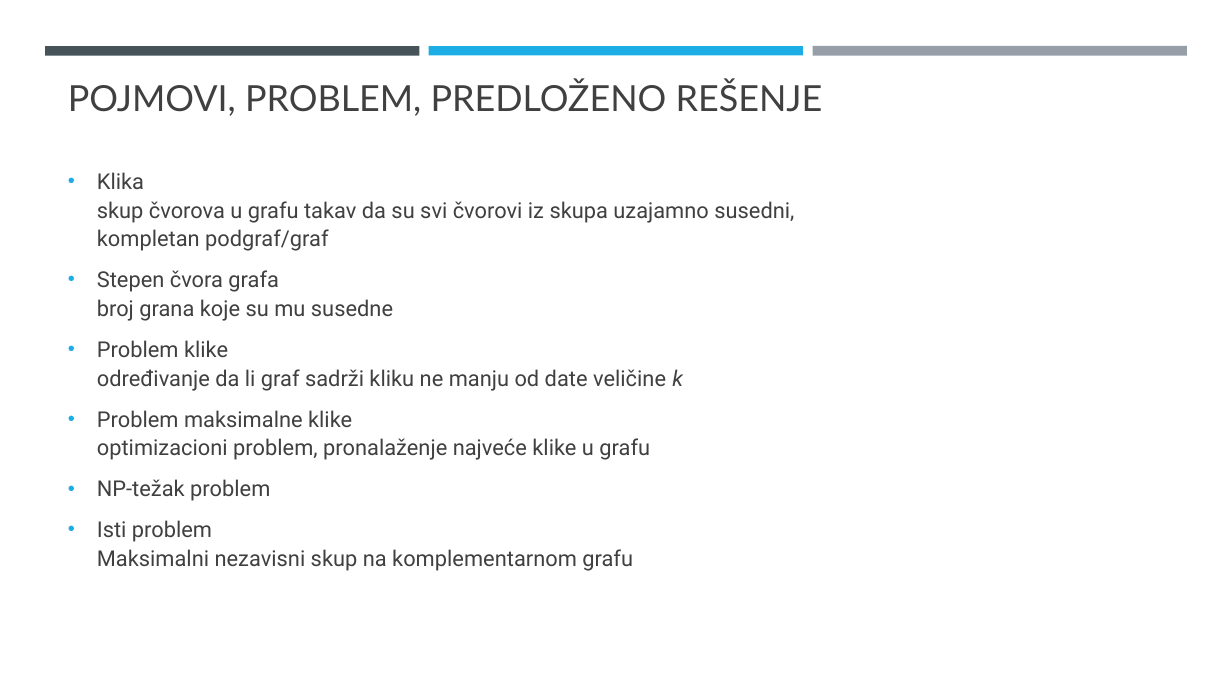
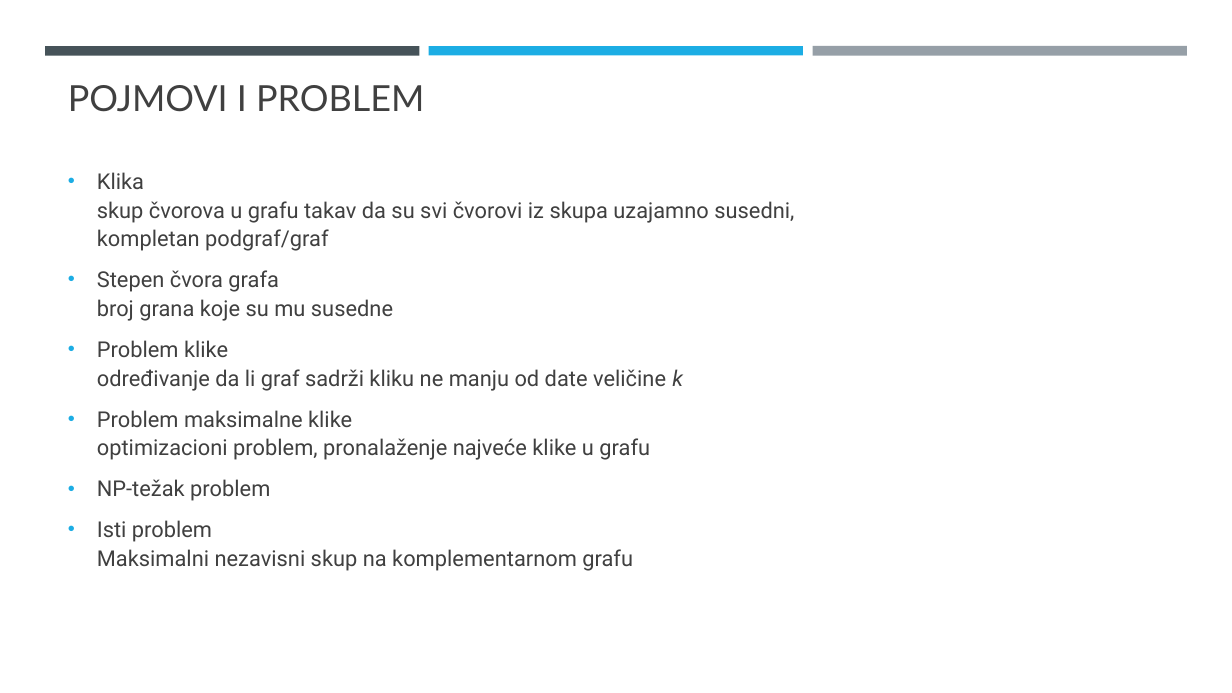
Before and after one commit to rogue97/clique, a slide deck: slide 2 of [RI] Maximum clique - 107_2015 197_2016.pptx. Drawn at 1232x693 pixels with LibreOffice and Linux fonts; fonts in the diff are those of the drawing. Boxes give left, top, right and bottom in pixels: in the first picture for what was removed or moved away, otherwise in the second. Text is boxed around its words. In the diff, an @@ line names an element or a change of style, - is before the commit and + after.

```diff
--- a/[RI] Maximum clique - 107_2015 197_2016.pptx
+++ b/[RI] Maximum clique - 107_2015 197_2016.pptx
@@ title at (68,85,424,112): text changed @@
-POJMOVI, PROBLEM, PREDLOŽENO REŠENJE
+POJMOVI I PROBLEM
```
Also in this commit, not shown: 4 other slides changed, 5 slides added, 3 slides removed, 17 other files.
